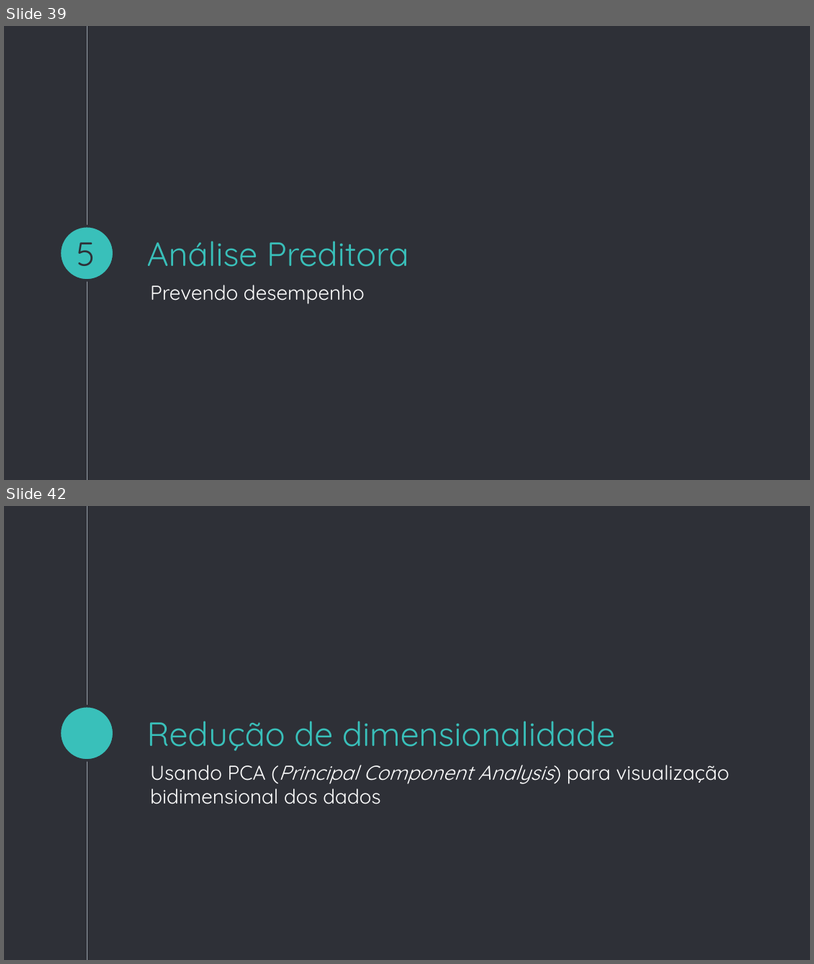
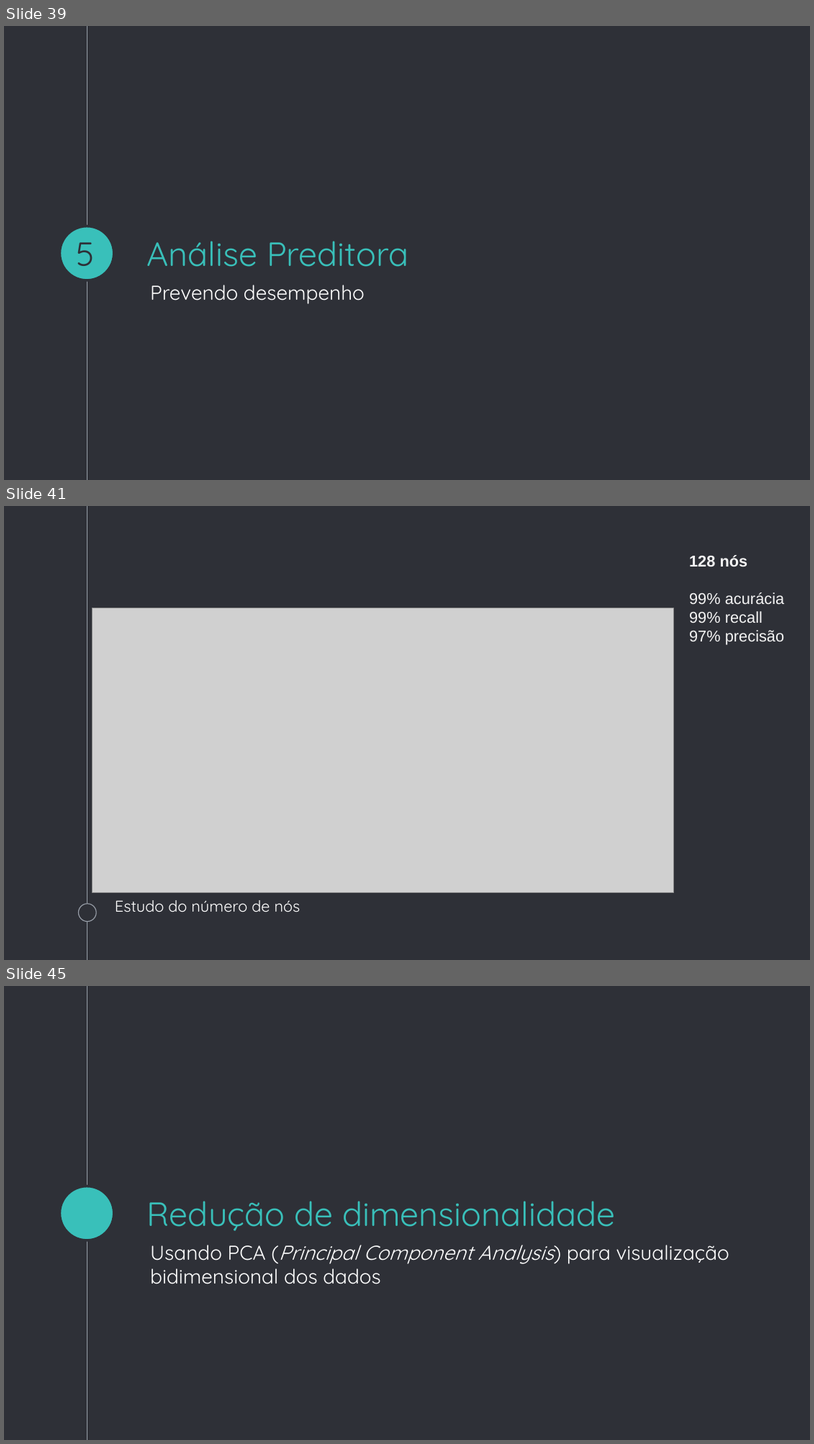
Before and after one commit to gustavomccoelho/ENEM-Test-Performance-Prediction, a slide deck: Apresentacao_Previsao_de_Desempenho_ENEM.pptx. Shown one above the other, each under a label of ours: slides 39 and 42 before the commit, slides 39, 41 and 45 after it; the slides between them are not shown. The pictures are 814x964 and 814x1444 pixels, drawn with LibreOffice and Linux fonts; fonts in the diff are those of the drawing; grey boxes stand for pictures. Boxes give left, top, right and bottom in pixels: in the first picture for what was removed or moved away, otherwise in the second. Text is boxed around its words. In the diff, an @@ line names an element or a change of style, - is before the commit and + after.

```diff
--- a/Apresentacao_Previsao_de_Desempenho_ENEM.pptx
+++ b/Apresentacao_Previsao_de_Desempenho_ENEM.pptx
@@ slide 41 added at (4, 506, 810, 960), background #2E3037; not listed: 1 template element that a slide beside it also shows @@
@@ text added at (689, 555, 784, 645), 14 pt, text #F3F3F3 @@
+128 nós
+99% acurácia
+99% recall
+97% precisão
@@ picture added at (93, 608, 674, 893) @@
@@ ellipse added at (78, 903, 96, 921), fill #2E3037, outline #999FA9 0.75 pt @@
@@ text added at (115, 900, 301, 911), 14 pt, text #FFFFFF @@
+Estudo do número de nós
@@ what was slide 42 is now slide 45 @@
```
Also in this commit, not shown: 2 slides changed, 2 other slides added.
